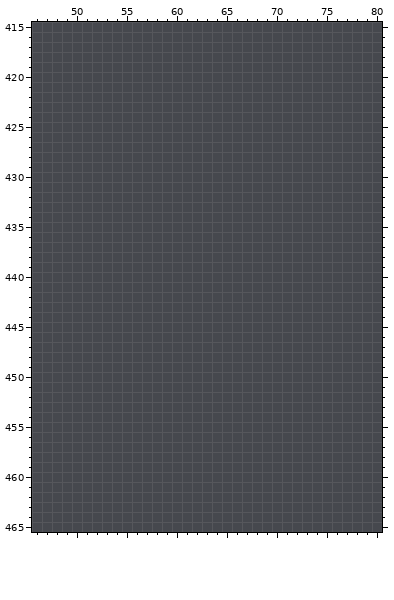
One commit to this pixel-art file: tiles/Sprite-0001.aseprite. Above, as it was before the edit.
480x480 pixels, 1 frame. Colours within 5 levels of each other are drawn and written as one. Shown: x 46..80, y 415..465. The commit also changed other parts of the picture, which this record leaves out.
After the commit:
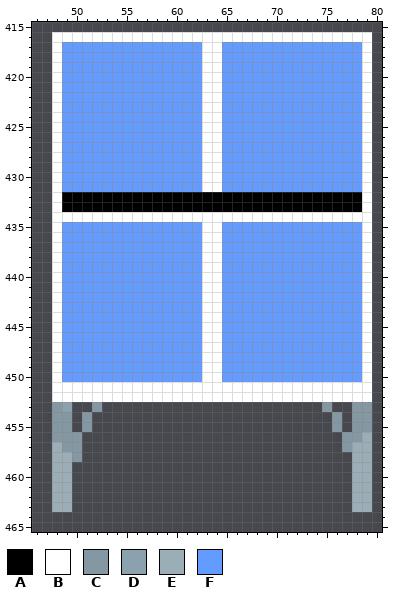
Palette (. is transparent): A #000000  B #ffffff  C #8398a3  D #8ba1ad  E #9badb7  F #639bff
Change:
Changed rows in their new state; - is an unchanged pixel.
Layer "Layer 1":
first column x 48:
416 BBBBBBBBBBBBBBBBBBBBBBBBBBBBBBBB
417 BFFFFFFFFFFFFFFBBFFFFFFFFFFFFFFB
418 BFFFFFFFFFFFFFFBBFFFFFFFFFFFFFFB
419 BFFFFFFFFFFFFFFBBFFFFFFFFFFFFFFB
420 BFFFFFFFFFFFFFFBBFFFFFFFFFFFFFFB
421 BFFFFFFFFFFFFFFBBFFFFFFFFFFFFFFB
422 BFFFFFFFFFFFFFFBBFFFFFFFFFFFFFFB
423 BFFFFFFFFFFFFFFBBFFFFFFFFFFFFFFB
424 BFFFFFFFFFFFFFFBBFFFFFFFFFFFFFFB
425 BFFFFFFFFFFFFFFBBFFFFFFFFFFFFFFB
426 BFFFFFFFFFFFFFFBBFFFFFFFFFFFFFFB
427 BFFFFFFFFFFFFFFBBFFFFFFFFFFFFFFB
428 BFFFFFFFFFFFFFFBBFFFFFFFFFFFFFFB
429 BFFFFFFFFFFFFFFBBFFFFFFFFFFFFFFB
430 BFFFFFFFFFFFFFFBBFFFFFFFFFFFFFFB
431 BFFFFFFFFFFFFFFBBFFFFFFFFFFFFFFB
432 BAAAAAAAAAAAAAAAAAAAAAAAAAAAAAAB
433 BAAAAAAAAAAAAAAAAAAAAAAAAAAAAAAB
434 BBBBBBBBBBBBBBBBBBBBBBBBBBBBBBBB
435 BFFFFFFFFFFFFFFBBFFFFFFFFFFFFFFB
436 BFFFFFFFFFFFFFFBBFFFFFFFFFFFFFFB
437 BFFFFFFFFFFFFFFBBFFFFFFFFFFFFFFB
438 BFFFFFFFFFFFFFFBBFFFFFFFFFFFFFFB
439 BFFFFFFFFFFFFFFBBFFFFFFFFFFFFFFB
440 BFFFFFFFFFFFFFFBBFFFFFFFFFFFFFFB
441 BFFFFFFFFFFFFFFBBFFFFFFFFFFFFFFB
442 BFFFFFFFFFFFFFFBBFFFFFFFFFFFFFFB
443 BFFFFFFFFFFFFFFBBFFFFFFFFFFFFFFB
444 BFFFFFFFFFFFFFFBBFFFFFFFFFFFFFFB
445 BFFFFFFFFFFFFFFBBFFFFFFFFFFFFFFB
446 BFFFFFFFFFFFFFFBBFFFFFFFFFFFFFFB
447 BFFFFFFFFFFFFFFBBFFFFFFFFFFFFFFB
448 BFFFFFFFFFFFFFFBBFFFFFFFFFFFFFFB
449 BFFFFFFFFFFFFFFBBFFFFFFFFFFFFFFB
450 BFFFFFFFFFFFFFFBBFFFFFFFFFFFFFFB
451 BBBBBBBBBBBBBBBBBBBBBBBBBBBBBBBB
452 BBBBBBBBBBBBBBBBBBBBBBBBBBBBBBBB
453 CD--C----------------------C--CC
454 CC-C------------------------C-CC
455 CC-C------------------------C-CC
456 CCC--------------------------CCE
457 ECC--------------------------CEE
458 EEC---------------------------EE
459 EE----------------------------EE
460 EE----------------------------EE
461 EE----------------------------EE
462 EE----------------------------EE
463 EE----------------------------EE
Boxes around the changes in both pictures, in picture pixels (x1, y1, x2, y2):
added: (52, 32, 372, 512)
